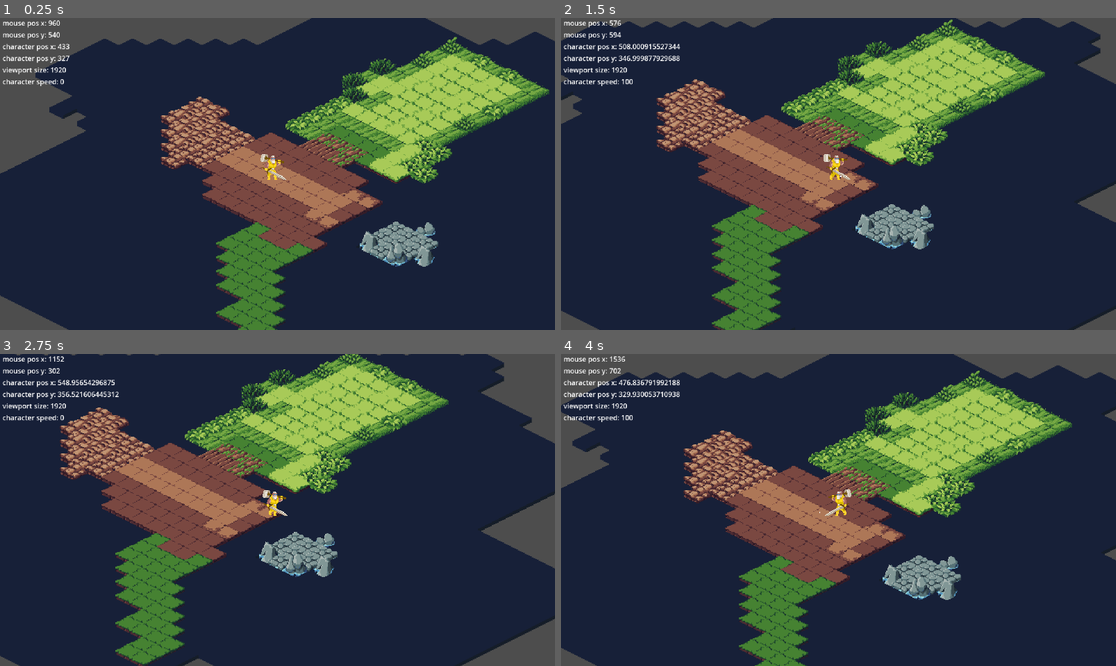
Above: before the commit, frames 1-4 (two rows, left to right).
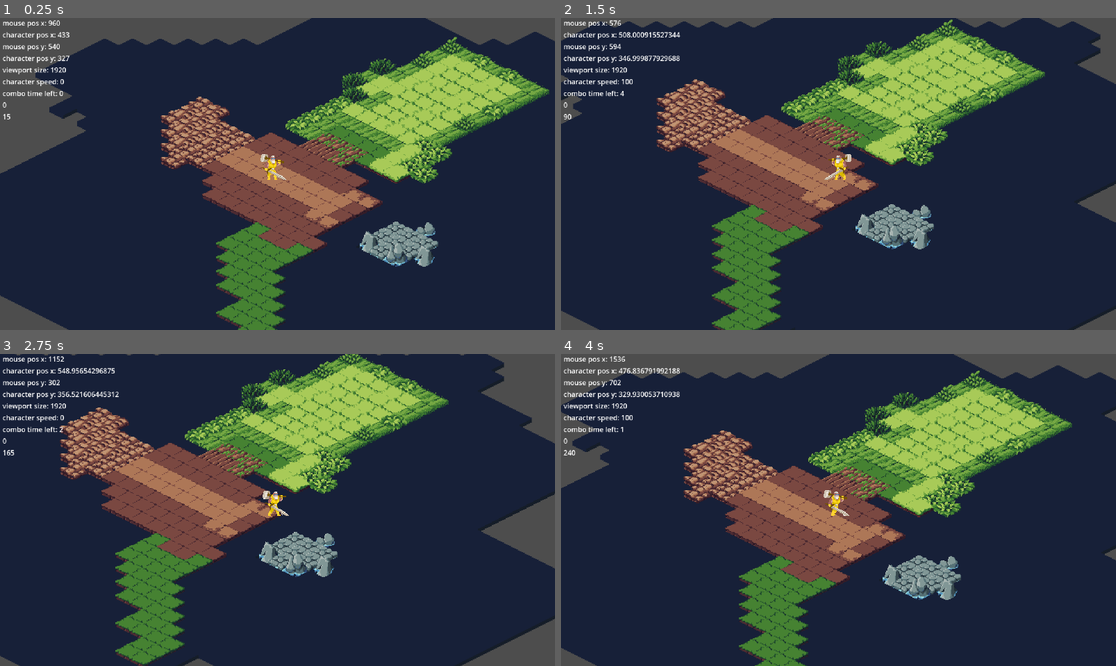
Above: after the commit, the same moments.

Repository: MrNaimi/Holy_paladin
Game: Godot game, scene res://isometric_tilemap.tscn
Same seed, same stepped clock (60 frames per second), same inputs: the game is played once before the commit and once after it.
Inputs (mouse positions are in pixels of both pictures, inside the frame that each line leads up to):
- Up to frame 1 (0.25 s): no input
- Up to frame 2 (1.5 s): move the mouse to (960, 158) at 0.52 s; press the mouse at (960, 158) at 0.53 s; hold D (move_right) 0.53-1.28 s; move the mouse to (727, 189) at 1.27 s; release the mouse at (727, 189) at 1.28 s; hold S (move_down) from 1.28 s (still down); click (727, 189) at 1.35 s
- Up to frame 3 (2.75 s): move the mouse to (333, 441) at 2.02 s; release S (move_down) at 2.03 s; press the mouse at (333, 441) at 2.03 s; hold D (move_right) from 2.03 s (still down)
- Up to frame 4 (4 s): move the mouse to (810, 572) at 2.77 s; release D (move_right) at 2.78 s; release the mouse at (810, 572) at 2.78 s; hold W (move_up) 2.78-3.53 s; click (810, 572) at 2.85 s; move the mouse to (1005, 556) at 3.52 s; press the mouse at (1005, 556) at 3.53 s; hold A (move_left) from 3.53 s (still down)

The runs differ from the first frame. In frame 1, 0.4% of the frame differs, in the area x 0-13%, y 4-33%; in frame 2, 0.8%, in the area x 0-53%, y 4-52%; in frame 3, 0.7%; in frame 4, 0.8%.

Commit message:
pieruääniä

Diff:
--- a/holy_paladin/character_body_2d.gd
+++ b/holy_paladin/character_body_2d.gd
@@ -2,8 +2,10 @@
 @onready var animation_hitbox: AnimationPlayer = $Area2D/animation_hitbox
 @onready var player_animations: AnimatedSprite2D = $Player_animations
 @onready var combo_timer: Timer = $ComboTimer
-
+@onready var pieru: AudioStreamPlayer2D = $"../pieru"
+var pierucounter = 0
 var combo = 1
+var processiterations = 0
 @export var SPEED = 100.0
 
 var current_speed = 0
@@ -14,16 +16,16 @@
 	velocity = input_direction * SPEED
 
 	#IF statements to flip sprite and play the walking animation
-	if input_direction.x > 0:
+	if get_viewport().get_mouse_position().x >= get_viewport().size.x/2 and input_direction.x != 0:
 		player_animations.flip_h = false;
 		player_animations.play("walk")
-	elif input_direction.x < 0:
+	elif get_viewport().get_mouse_position().x <= get_viewport().size.x/2 and input_direction.x != 0:
 		player_animations.flip_h = true;
 		player_animations.play("walk")
 	if input_direction.y != 0:
 		player_animations.play("walk")
 	if input_direction.x == 0 && input_direction.y == 0:
-		if player_animations.animation != "light_attack1" && player_animations.animation != "light_attack2":
+		if !player_animations.is_playing():
 			player_animations.play("idle")
 
 
@@ -36,20 +38,20 @@
 				player_animations.flip_h = false;
 			else:
 				player_animations.flip_h = true;
-			if combo == 1:
+			if combo == 1 and player_animations.animation == "idle":
 				combo_timer.stop()
 				player_animations.play("light_attack1")
 				print("attack1 played")
 				combo_timer.start()
 				combo = 2
 				print("timer started")
-			elif combo == 2:
+			elif combo == 2 and player_animations.animation == "idle":
 				combo_timer.stop()
 				player_animations.play("light_attack2")
 				print("attack2 played")
 				combo_timer.start()
 				combo = 3
-			elif combo == 3:
+			elif combo == 3 and player_animations.animation == "idle":
 				combo_timer.stop()
 				player_animations.play("light_attack3")
 				print("attack3 played")
@@ -58,8 +60,11 @@
 	get_input()
 	move_and_slide()
 	#Määritän tässä characterin tämänhetkisen nopeuden
+	processiterations += 1
 	current_speed = sqrt(velocity.x*velocity.x+velocity.y*velocity.y)
-
+	if RandomNumberGenerator.new().randi_range(0, 10000)==9:
+		pierucounter+=1
+		pieru.play(0)
 
 func _on_combo_timer_timeout() -> void:
 	combo = 1
--- a/holy_paladin/control.gd
+++ b/holy_paladin/control.gd
@@ -5,8 +5,13 @@
 @onready var character_y: Label = $VBoxContainer/character_y
 @onready var viewportsize: Label = $VBoxContainer/viewportsize
 @onready var characterspeed: Label = $VBoxContainer/characterspeed
+@onready var combotimer: Label = $VBoxContainer/combotimer
+@onready var combo_timer: Timer = $"../../ComboTimer"
+@onready var pieru: AudioStreamPlayer2D = $"../../../pieru"
+@onready var pierucounter: Label = $VBoxContainer/pierucounter
+@onready var processpeed: Label = $VBoxContainer/processpeed
 
-@onready var character_body_2d: CharacterBody2D = $"../.."
+@onready var player: CharacterBody2D = $"../.."
 
 
 # Called when the node enters the scene tree for the first time.
@@ -18,7 +23,10 @@
 func _process(delta: float) -> void:
 	x.text ="mouse pos x: "+str(get_viewport().get_mouse_position().x)
 	y.text ="mouse pos y: "+str(get_viewport().get_mouse_position().y)
-	character_x.text = "character pos x: "+str(character_body_2d.position.x)
-	character_y.text = "character pos y: "+str(character_body_2d.position.y)
+	character_x.text = "character pos x: "+str(player.position.x)
+	character_y.text = "character pos y: "+str(player.position.y)
 	viewportsize.text = "viewport size: "+str(get_viewport().size.x)
-	characterspeed.text = "character speed: "+str(character_body_2d.current_speed)
+	characterspeed.text = "character speed: "+str(player.current_speed)
+	combotimer.text = "combo time left: "+str(int(combo_timer.time_left))
+	pierucounter.text = str(player.pierucounter)
+	processpeed.text = str(player.processiterations)
--- a/holy_paladin/isometric_tilemap.tscn
+++ b/holy_paladin/isometric_tilemap.tscn
@@ -11,6 +11,7 @@
 [ext_resource type="Texture2D" uid="uid://car77rc5f1o1u" path="res://assets/main_char/spr_Taunt_strip.png" id="9_c0wwn"]
 [ext_resource type="Script" path="res://control.gd" id="9_y8c2n"]
 [ext_resource type="Texture2D" uid="uid://bivq4c0rrbutb" path="res://assets/main_char/spr_Walk_strip.png" id="10_74y8g"]
+[ext_resource type="AudioStream" uid="uid://cx3aaej2luowt" path="res://pieru.ogg" id="12_iuuy4"]
 
 [sub_resource type="TileSetAtlasSource" id="TileSetAtlasSource_fsmtb"]
 texture = ExtResource("1_hhoqc")
@@ -1813,13 +1814,13 @@
 layout_mode = 2
 text = "x"
 
+[node name="character_x" type="Label" parent="Player/Camera2D/Control/VBoxContainer"]
+layout_mode = 2
+text = "character_x"
+
 [node name="y" type="Label" parent="Player/Camera2D/Control/VBoxContainer"]
 layout_mode = 2
 text = "y"
-
-[node name="character_x" type="Label" parent="Player/Camera2D/Control/VBoxContainer"]
-layout_mode = 2
-text = "character_x"
 
 [node name="character_y" type="Label" parent="Player/Camera2D/Control/VBoxContainer"]
 layout_mode = 2
@@ -1834,8 +1835,31 @@
 text = "characterspeed
 "
 
+[node name="combotimer" type="Label" parent="Player/Camera2D/Control/VBoxContainer"]
+layout_mode = 2
+text = "0s
+"
+
+[node name="pierucounter" type="Label" parent="Player/Camera2D/Control/VBoxContainer"]
+layout_mode = 2
+text = "pierucounter"
+
+[node name="processpeed" type="Label" parent="Player/Camera2D/Control/VBoxContainer"]
+layout_mode = 2
+text = "0s
+"
+
 [node name="ComboTimer" type="Timer" parent="Player"]
 wait_time = 5.0
 one_shot = true
 
+[node name="AttackHitboxes" type="Node2D" parent="Player"]
+
+[node name="Area2D" type="Area2D" parent="Player/AttackHitboxes"]
+
+[node name="CollisionShape2D" type="CollisionShape2D" parent="Player/AttackHitboxes/Area2D"]
+
+[node name="pieru" type="AudioStreamPlayer2D" parent="."]
+stream = ExtResource("12_iuuy4")
+
 [connection signal="timeout" from="Player/ComboTimer" to="Player" method="_on_combo_timer_timeout"]
Not shown: 1 places in holy_paladin/isometric_tilemap.tscn that only renumber resources
Not shown, added: holy_paladin/pieru.ogg.import
Not shown, added: holy_paladin/pieru.ogg
